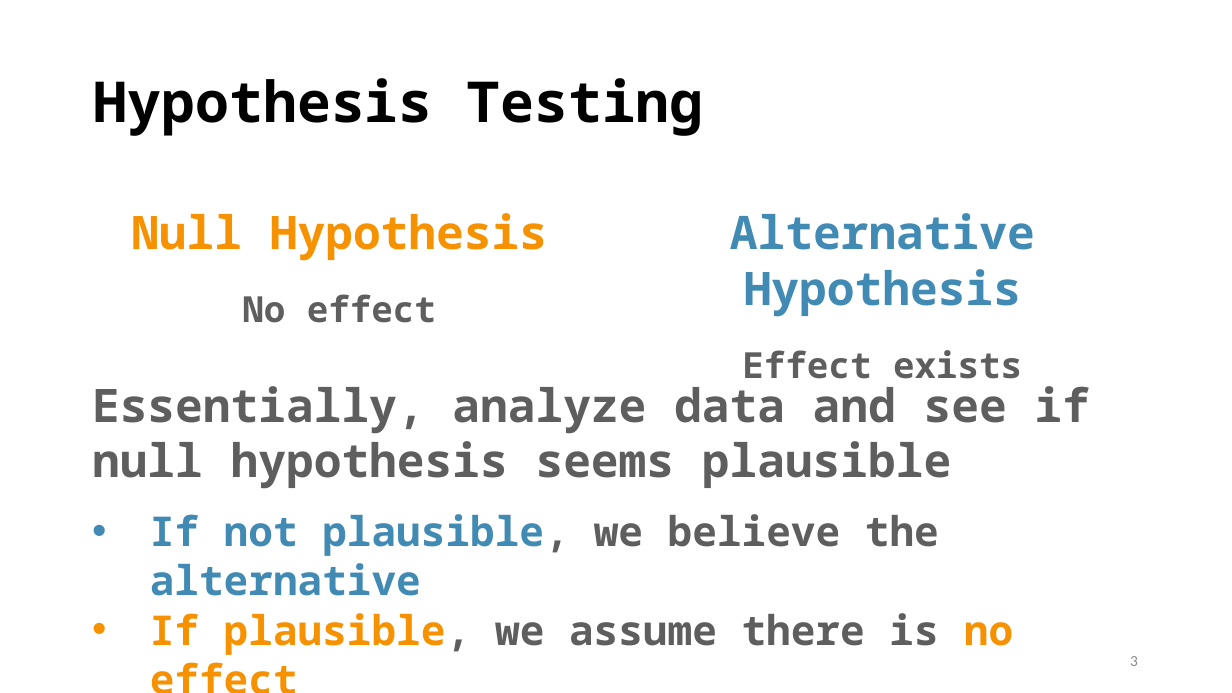
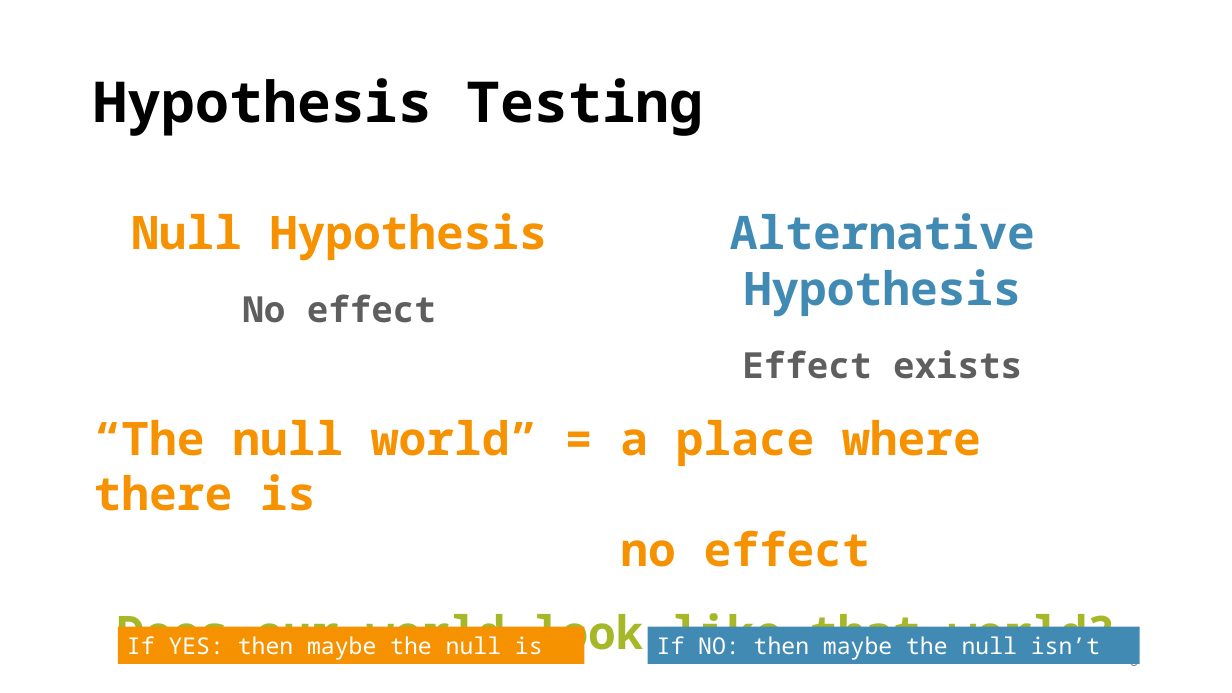
Before and after one commit to TysonStanley/EDU-6050, a slide deck: slide 3 of Slides/04_EDUC_6050_2018.pptx. Drawn at 1232x693 pixels with LibreOffice and Linux fonts; fonts in the diff are those of the drawing. Boxes give left, top, right and bottom in pixels: in the first picture for what was removed or moved away, otherwise in the second. Text is boxed around its words. In the diff, an @@ line names an element or a change of style, - is before the commit and + after.

```diff
--- a/Slides/04_EDUC_6050_2018.pptx
+++ b/Slides/04_EDUC_6050_2018.pptx
@@ text removed at (x1=92, y1=386, x2=1090, y2=655) @@
-Essentially, analyze data and see if null hypothesis seems plausible
-• If not plausible, we believe the alternative
-• If plausible, we assume there is no effect
@@ text added at (x1=94, y1=420, x2=1115, y2=661), 36 pt, text #F69200, bold @@
+“The null world” = a place where there is
+no effect
+Does our world look like that world?
@@ rectangle added at (x1=118, y1=627, x2=585, y2=664), fill #F69200, 18 pt, text #FFFFFF @@
+If YES: then maybe the null is true
@@ rectangle added at (x1=648, y1=627, x2=1141, y2=664), fill #418AB3, 18 pt, text #FFFFFF @@
+If NO: then maybe the null isn’t true
```
Also in this commit, not shown: 1 other file.
